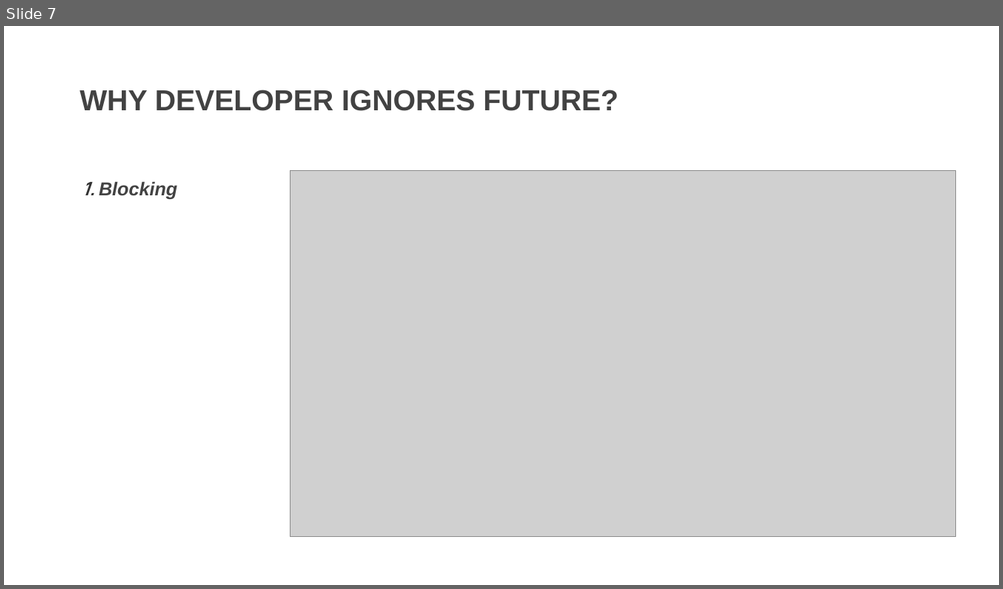
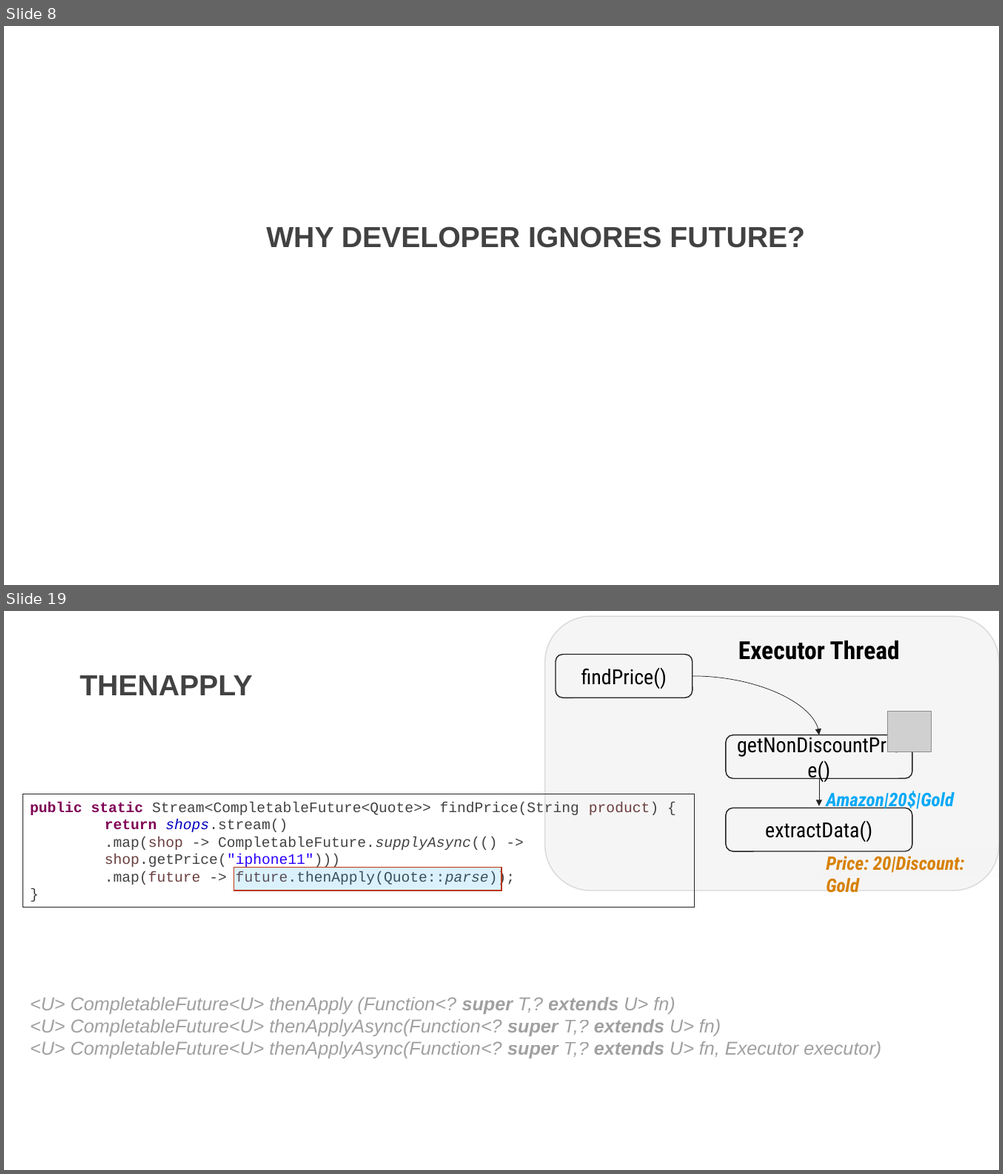
Before and after one commit to DevDay2019-AxonActive/DevDay2019---Advanced-Java, a slide deck: presentations/java_future.pptx. Shown one above the other, each under a label of ours: slide 7 before the commit, slides 8 and 19 after it; the slides between them are not shown. The pictures are 1003x589 and 1003x1174 pixels, drawn with LibreOffice and Linux fonts; fonts in the diff are those of the drawing; grey boxes stand for pictures; background and template pictures are left out. Boxes give left, top, right and bottom in pixels: in the first picture for what was removed or moved away, otherwise in the second. Text is boxed around its words. In the diff, an @@ line names an element or a change of style, - is before the commit and + after.

Commit message:
Update slide for comletable future

```diff
--- a/presentations/java_future.pptx
+++ b/presentations/java_future.pptx
@@ slide 19 added at bbox=[4, 611, 999, 1170], background picture (left out) @@
@@ rounded rectangle added at bbox=[545, 616, 999, 891], fill #E7E6E6 at 36% opacity, outline #D9D9D9 1 pt @@
@@ rounded rectangle added at bbox=[555, 654, 692, 698], outline #212121 1 pt, 20 pt, text #000000 @@
+findPrice()
@@ text added at bbox=[738, 640, 899, 660], 24 pt, text #000000, bold @@
+Executor Thread
@@ text added at bbox=[79, 675, 252, 695], 28 pt, text #424242, bold @@
+THENAPPLY
@@ curved arrow added from (692, 676) to (819, 735), #212121 0.5 pt @@
@@ picture added at bbox=[888, 711, 930, 752] @@
@@ rounded rectangle added at bbox=[726, 735, 912, 778], outline #212121 1 pt, 20 pt, text #000000 @@
+getNonDiscountPrice()
@@ arrow added from (819, 779) to (819, 806), #212121 0.5 pt @@
@@ rectangle added at bbox=[22, 795, 694, 907], outline #212121 0.75 pt, 14 pt, text #424242 @@
+public static Stream<CompletableFuture<Quote>> findPrice(String product) {
+return shops.stream()
+.map(shop -> CompletableFuture.supplyAsync(() -> shop.getPrice("iphone11")))
+.map(future -> future.thenApply(Quote::parse));
+}
@@ rounded rectangle added at bbox=[726, 808, 912, 851], outline #212121 1 pt, 20 pt, text #000000 @@
+extractData()
@@ text added at bbox=[825, 791, 953, 811], 18 pt, text #02A9F7, bold, italic @@
+Amazon|20$|Gold
@@ rectangle added at bbox=[234, 867, 501, 891], fill #02A9F7 at 14% opacity, outline #BD3713 1 pt @@
@@ text added at bbox=[825, 856, 965, 893], 18 pt, text #D78000, bold, italic @@
+Price: 20|Discount: Gold
@@ text added at bbox=[30, 997, 881, 1059], 18 pt, text #424242 at 49% opacity, italic @@
+<U> CompletableFuture<U> thenApply (Function<? super T,? extends U> fn)
+<U> CompletableFuture<U> thenApplyAsync(Function<? super T,? extends U> fn)
+<U> CompletableFuture<U> thenApplyAsync(Function<? super T,? extends U> fn, Executor executor)
@@ what was slide 7 is now slide 8 @@
@@ slide 8 changed as well @@
@@ picture removed at bbox=[290, 171, 956, 537] @@
@@ text removed at bbox=[82, 181, 177, 199] @@
-1. Blocking
@@ text "WHY DEVELOPER IGNORES FUTURE?": place and size @@
-text "WHY DEVELOPER IGNORES FUTURE?" at bbox=[79, 90, 618, 111]
+text "WHY DEVELOPER IGNORES FUTURE?" at bbox=[266, 227, 805, 248]
```
Also in this commit, not shown: 3 other slides changed, 18 other slides added, 9 slides removed.
